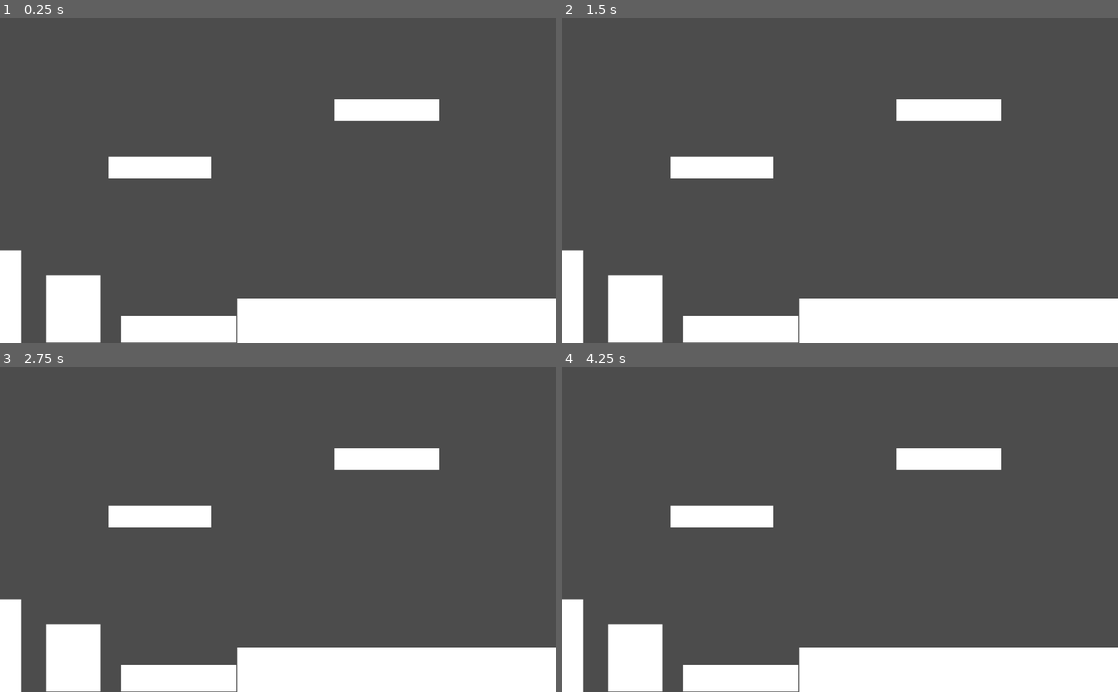
Above: before the commit, frames 1-4 (two rows, left to right).
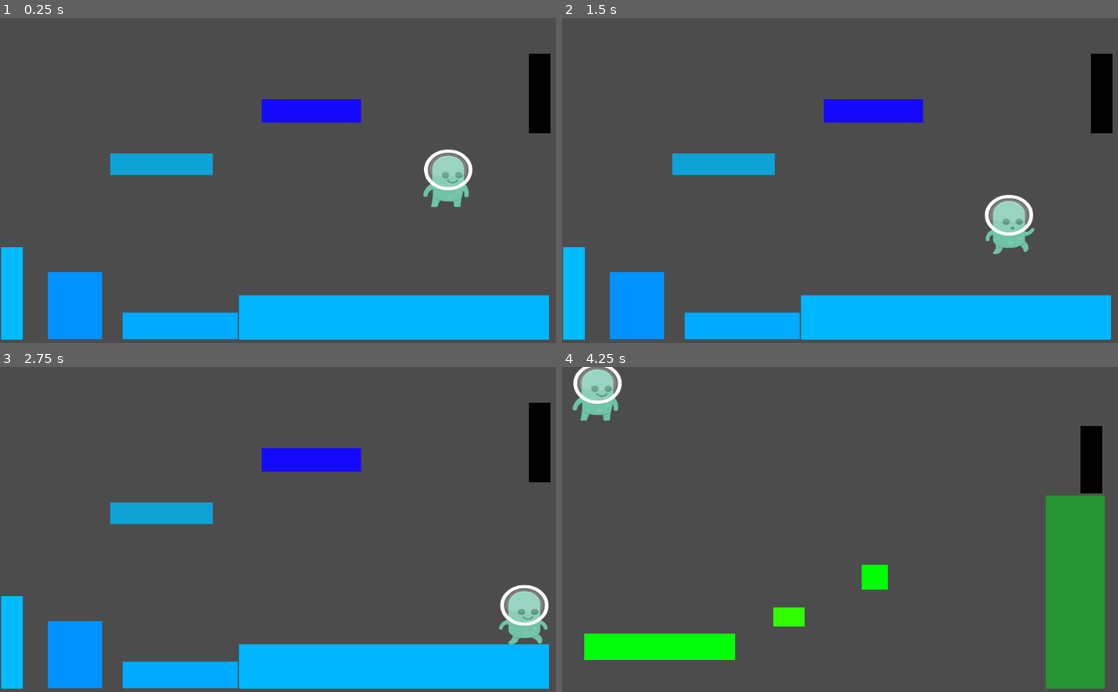
Above: after the commit, the same moments.

Repository: Gerardmasblanch/PrimerJoc2022GerardMas
Game: Godot game, scene res://escenes/cosos/pantalla cossos.tscn
Same seed, same stepped clock (60 frames per second), same inputs: the game is played once before the commit and once after it.
Inputs:
- Up to frame 1 (0.25 s): no input
- Up to frame 2 (1.5 s): hold Down (mou a baix) 0.53-1.28 s; tap Enter at 1.25 s; tap Up (mou a dalt) at 1.35 s
- Up to frame 3 (2.75 s): hold Right (mou dreta) from 2.03 s (still down)
- Up to frame 4 (4.25 s): release Right (mou dreta) at 2.78 s; tap Left (mou esquerra) at 2.85 s; tap Space at 3.5 s; hold Down (mou a baix) from 3.53 s (still down)

The runs differ from the first frame. In frame 1, 20% of the frame differs, in the area x 0-100%, y 10-100%; in frame 2, 20%; in frame 3, 20%; in frame 4, 24%, in the area x 0-100%, y 0-100%.

Commit message:
videojoc dia 2
portals a altres escenes i retocs del terra

Diff:
--- /dev/null
+++ b/escenes/cosos/Escena 3.tscn
@@ -0,0 +1,7 @@
+[gd_scene load_steps=2 format=2]
+
+[ext_resource path="res://escenes/cosos/personatgecos.tscn" type="PackedScene" id=1]
+
+[node name="Escena 3" type="Node2D"]
+
+[node name="personatgecos" parent="." instance=ExtResource( 1 )]
--- a/escenes/cosos/Escena2.tscn
+++ b/escenes/cosos/Escena2.tscn
@@ -9,75 +9,86 @@
 extents = Vector2( 60.25, 15.5 )
 
 [sub_resource type="RectangleShape2D" id=3]
-extents = Vector2( 19.5, 179.5 )
+extents = Vector2( 53.5, 179.5 )
 
 [sub_resource type="RectangleShape2D" id=4]
 extents = Vector2( 24, 24 )
 
 [sub_resource type="RectangleShape2D" id=5]
-extents = Vector2( 29, 17.25 )
+extents = Vector2( 28.5, 17.25 )
 
 [sub_resource type="RectangleShape2D" id=6]
-extents = Vector2( 12.5, 58 )
+extents = Vector2( 21.5, 62.5 )
 
 [node name="Node2D" type="Node2D"]
-position = Vector2( -6, -30 )
+position = Vector2( -4, -26 )
 
 [node name="personatgecos" parent="." instance=ExtResource( 1 )]
 position = Vector2( 78, 30 )
 
-[node name="ColorRect" type="ColorRect" parent="."]
+[node name="Terra2" type="StaticBody2D" parent="."]
+position = Vector2( -24, -7 )
+
+[node name="ColorRect2" type="ColorRect" parent="Terra2"]
 margin_left = 69.0
 margin_top = 525.0
 margin_right = 347.0
 margin_bottom = 574.0
 color = Color( 0, 1, 0.0392157, 1 )
 
-[node name="ColorRect2" type="ColorRect" parent="."]
+[node name="ColorRect3" type="ColorRect" parent="Terra2"]
 margin_left = 417.0
 margin_top = 477.0
 margin_right = 475.0
 margin_bottom = 512.0
 color = Color( 0.196078, 1, 0, 1 )
 
-[node name="ColorRect4" type="ColorRect" parent="."]
+[node name="ColorRect4" type="ColorRect" parent="Terra2"]
 margin_left = 919.0
 margin_top = 270.0
 margin_right = 1028.0
 margin_bottom = 627.0
 color = Color( 0.145098, 0.580392, 0.2, 1 )
 
-[node name="ColorRect5" type="ColorRect" parent="."]
+[node name="ColorRect5" type="ColorRect" parent="Terra2"]
 margin_left = 580.0
 margin_top = 398.0
 margin_right = 628.0
 margin_bottom = 444.0
 color = Color( 0, 1, 0.0156863, 1 )
 
-[node name="CollisionShape2D2" type="CollisionShape2D" parent="."]
+[node name="CollisionShape2D2" type="CollisionShape2D" parent="Terra2"]
 position = Vector2( 209.625, 549 )
 shape = SubResource( 1 )
 
-[node name="CollisionShape2D3" type="CollisionShape2D" parent="."]
+[node name="CollisionShape2D3" type="CollisionShape2D" parent="Terra2"]
 position = Vector2( 762, 387 )
 shape = SubResource( 2 )
 
-[node name="CollisionShape2D4" type="CollisionShape2D" parent="."]
-position = Vector2( 1009.5, 447.5 )
+[node name="CollisionShape2D4" type="CollisionShape2D" parent="Terra2"]
+position = Vector2( 975.5, 447.5 )
 shape = SubResource( 3 )
 
-[node name="CollisionShape2D5" type="CollisionShape2D" parent="."]
+[node name="CollisionShape2D5" type="CollisionShape2D" parent="Terra2"]
 position = Vector2( 605, 421 )
 shape = SubResource( 4 )
 
-[node name="CollisionShape2D6" type="CollisionShape2D" parent="."]
-position = Vector2( 446, 494 )
+[node name="CollisionShape2D6" type="CollisionShape2D" parent="Terra2"]
+position = Vector2( 445.5, 494 )
 shape = SubResource( 5 )
 
-[node name="Area2D" type="Area2D" parent="."]
-position = Vector2( 78, 30 )
+[node name="Portal 2" type="Area2D" parent="."]
+position = Vector2( 979, 196 )
 
-[node name="CollisionShape2D" type="CollisionShape2D" parent="Area2D"]
-modulate = Color( 0, 0, 0, 1 )
-position = Vector2( 935, 178 )
+[node name="ColorRect" type="ColorRect" parent="Portal 2"]
+margin_left = -20.0
+margin_top = -61.0
+margin_right = 20.0
+margin_bottom = 63.0
+color = Color( 0, 0, 0, 1 )
+
+[node name="CollisionShape2D" type="CollisionShape2D" parent="Portal 2"]
+position = Vector2( 2, 0 )
 shape = SubResource( 6 )
+
+[connection signal="body_entered" from="Portal 2" to="personatgecos" method="_on_Portal_2_body_entered"]
--- a/escenes/cosos/Terra base.tscn
+++ b/escenes/cosos/Terra base.tscn
@@ -1,25 +1,22 @@
-[gd_scene load_steps=8 format=2]
+[gd_scene load_steps=7 format=2]
 
 [sub_resource type="RectangleShape2D" id=1]
-extents = Vector2( 62.5, 25.4063 )
+extents = Vector2( 105, 25.4063 )
 
 [sub_resource type="RectangleShape2D" id=2]
-extents = Vector2( 413, 41 )
+extents = Vector2( 291.5, 41 )
 
 [sub_resource type="RectangleShape2D" id=3]
-extents = Vector2( 20, 62 )
+extents = Vector2( 47.5, 62 )
 
 [sub_resource type="RectangleShape2D" id=4]
-extents = Vector2( 3.5, 85 )
+extents = Vector2( 18.5, 85 )
 
 [sub_resource type="RectangleShape2D" id=5]
 extents = Vector2( 57, 19 )
 
 [sub_resource type="RectangleShape2D" id=6]
-extents = Vector2( 211.75, 17.875 )
-
-[sub_resource type="RectangleShape2D" id=7]
-extents = Vector2( 22.5, 90 )
+extents = Vector2( 211.75, 22.4375 )
 
 [node name="TErra BAse" type="StaticBody2D"]
 position = Vector2( 190, -21 )
@@ -29,57 +26,57 @@
 margin_top = -27.0
 margin_right = 246.0
 margin_bottom = 22.0
+color = Color( 0, 0.670588, 1, 1 )
 
 [node name="ColorRect2" type="ColorRect" parent="."]
 margin_left = 248.0
 margin_top = -59.0
-margin_right = 1223.0
+margin_right = 819.0
 margin_bottom = 23.0
+color = Color( 0, 0.717647, 1, 1 )
 
 [node name="ColorRect3" type="ColorRect" parent="."]
 margin_left = -104.0
 margin_top = -102.0
 margin_right = -4.0
 margin_bottom = 22.0
+color = Color( 0, 0.576471, 1, 1 )
 
 [node name="ColorRect4" type="ColorRect" parent="."]
 margin_left = -190.0
 margin_top = -148.0
 margin_right = -150.0
 margin_bottom = 23.0
+color = Color( 0, 0.741176, 1, 1 )
 
 [node name="ColorRect5" type="ColorRect" parent="."]
 margin_left = 11.0
 margin_top = -321.0
 margin_right = 200.0
 margin_bottom = -281.0
+color = Color( 0.0588235, 0.639216, 0.839216, 1 )
 
 [node name="ColorRect6" type="ColorRect" parent="."]
-margin_left = 427.0
-margin_top = -427.0
-margin_right = 620.0
-margin_bottom = -387.0
-
-[node name="ColorRect7" type="ColorRect" parent="."]
-margin_left = 1140.0
-margin_top = -531.0
-margin_right = 1180.0
-margin_bottom = -352.0
+margin_left = 290.0
+margin_top = -421.0
+margin_right = 473.0
+margin_bottom = -378.0
+color = Color( 0.0862745, 0.0352941, 1, 1 )
 
 [node name="CollisionShape2D" type="CollisionShape2D" parent="."]
-position = Vector2( 95.5, -3 )
+position = Vector2( 138, -3 )
 shape = SubResource( 1 )
 
 [node name="CollisionShape2D2" type="CollisionShape2D" parent="."]
-position = Vector2( 808, -18 )
+position = Vector2( 535.5, -18 )
 shape = SubResource( 2 )
 
 [node name="CollisionShape2D3" type="CollisionShape2D" parent="."]
-position = Vector2( -50, -40 )
+position = Vector2( -52.5, -40 )
 shape = SubResource( 3 )
 
 [node name="CollisionShape2D4" type="CollisionShape2D" parent="."]
-position = Vector2( -166.5, -62 )
+position = Vector2( -169.5, -62 )
 shape = SubResource( 4 )
 
 [node name="CollisionShape2D5" type="CollisionShape2D" parent="."]
@@ -87,9 +84,5 @@
 shape = SubResource( 5 )
 
 [node name="CollisionShape2D6" type="CollisionShape2D" parent="."]
-position = Vector2( 641.25, -405 )
+position = Vector2( 492, -399.563 )
 shape = SubResource( 6 )
-
-[node name="CollisionShape2D7" type="CollisionShape2D" parent="."]
-position = Vector2( 1160.5, -440 )
-shape = SubResource( 7 )
--- a/escenes/cosos/pantalla cossos.tscn
+++ b/escenes/cosos/pantalla cossos.tscn
@@ -1,12 +1,32 @@
-[gd_scene load_steps=3 format=2]
+[gd_scene load_steps=4 format=2]
 
 [ext_resource path="res://escenes/cosos/Terra base.tscn" type="PackedScene" id=1]
 [ext_resource path="res://escenes/cosos/personatgecos.tscn" type="PackedScene" id=2]
 
+[sub_resource type="RectangleShape2D" id=1]
+extents = Vector2( 21.8125, 78 )
+
 [node name="pantalla cossos" type="Node2D"]
+position = Vector2( 3, -6 )
 
 [node name="Terra" parent="." instance=ExtResource( 1 )]
 position = Vector2( 189, 577 )
 
 [node name="personatgecos" parent="." instance=ExtResource( 2 )]
-position = Vector2( 1199, 21 )
+position = Vector2( 831, 260 )
+
+[node name="portal 1" type="Area2D" parent="."]
+position = Vector2( 899, 91 )
+
+[node name="CollisionShape2D" type="CollisionShape2D" parent="portal 1"]
+position = Vector2( 94.1875, 53 )
+shape = SubResource( 1 )
+
+[node name="ColorRect" type="ColorRect" parent="portal 1"]
+modulate = Color( 0, 0, 0, 1 )
+margin_left = 72.0
+margin_top = -19.0
+margin_right = 112.0
+margin_bottom = 128.0
+
+[connection signal="body_entered" from="portal 1" to="personatgecos" method="_on_Area2D_body_entered"]
--- a/escenes/cosos/personatgecos.gd
+++ b/escenes/cosos/personatgecos.gd
@@ -37,5 +37,10 @@
 		$AnimatedSprite.play("salta")
 
 
+
 func _on_Area2D_body_entered(body):
-	get_tree().change_scene("res://escenes/cosos/pantalla cossos.tscn")
+	get_tree().change_scene("res://escenes/cosos/Escena2.tscn")
+
+
+func _on_Portal_2_body_entered(body):
+	get_tree().change_scene("res://escenes/cosos/Escena 3.tscn")
--- a/escenes/personatge/pantallaprincipal.tscn
+++ b/escenes/personatge/pantallaprincipal.tscn
@@ -4,6 +4,7 @@
 [ext_resource path="res://escenes/personatge/Zona.tscn" type="PackedScene" id=2]
 
 [node name="Node2D" type="Node2D"]
+position = Vector2( 19, 3 )
 
 [node name="Zona" parent="." groups=["Inici"] instance=ExtResource( 2 )]
 position = Vector2( 306, 295 )
